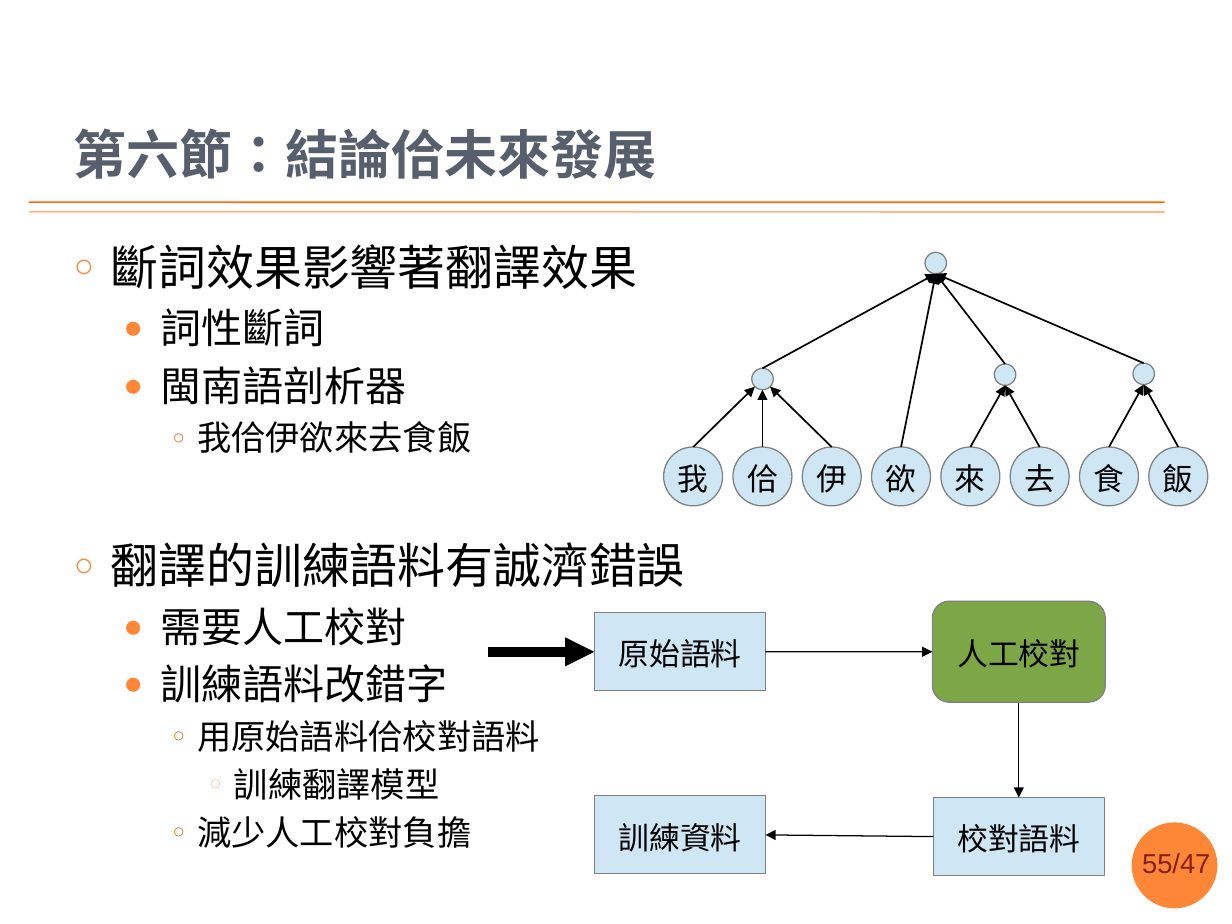
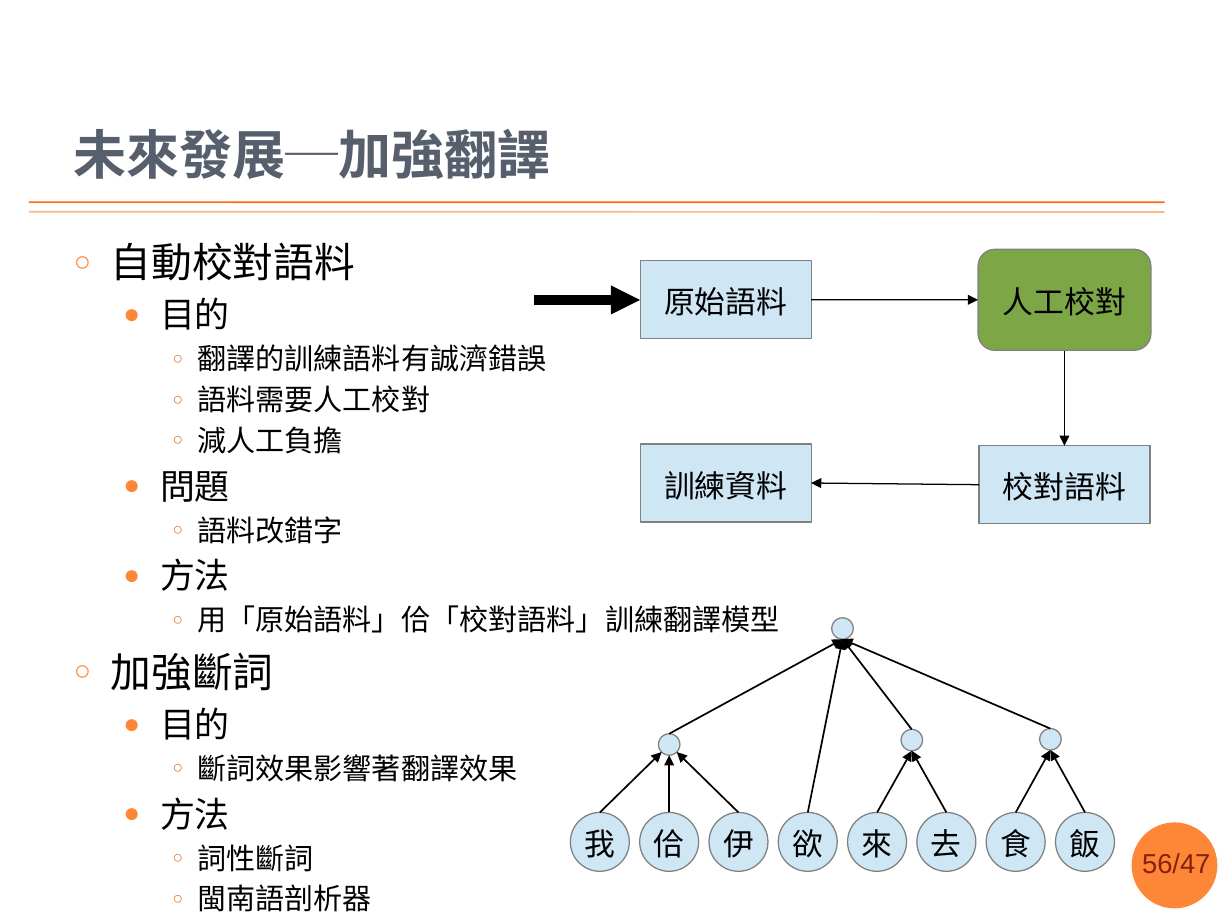
Before and after one commit to sih4sing5hong5/po3-ko3_tau5-iann2-phinn3, a slide deck: slide 56 of 翻譯報告.pptx (slide 55 before the commit). Drawn at 1232x924 pixels with LibreOffice and Linux fonts; fonts in the diff are those of the drawing; background and template pictures are left out. Boxes give left, top, right and bottom in pixels: in the first picture for what was removed or moved away, otherwise in the second. Text is boxed around its words. In the diff, an @@ line names an element or a change of style, - is before the commit and + after.

Commit message:
發展好矣，文獻加兩篇看起來莫空空 丞宏

```diff
--- a/翻譯報告.pptx
+++ b/翻譯報告.pptx
@@ title at box(74, 129, 551, 179): text changed @@
-第六節：結論佮未來發展
+未來發展─加強翻譯
@@ text at box(111, 242, 780, 740): paragraphs added @@
+○ 自動校對語料
+  ● 目的
+    ○ 翻譯的訓練語料有誠濟錯誤
+    ○ 語料需要人工校對
+    ○ 減人工負擔
+  ● 問題
+    ○ 語料改錯字
+  ● 方法
+    ○ 用「原始語料」佮「校對語料」訓練翻譯模型
+○ 加強斷詞
+  ● 目的
@@ arrow moved from (488, 652) - (594, 652) to (533, 299) - (639, 299) @@
@@ arrow moved from (934, 837) - (765, 835) to (811, 299) - (978, 299) @@
@@ 3 rectangles, 1 rounded rectangle, 1 arrow: place and size @@
-3 rectangles, 1 rounded rectangle, 1 arrow at box(595, 601, 1105, 875)
+3 rectangles, 1 rounded rectangle, 1 arrow at box(641, 249, 1151, 524)
@@ arrow moved from (765, 652) - (933, 652) to (979, 484) - (811, 483) @@
@@ text at box(111, 542, 685, 848): paragraphs removed @@
-○ 翻譯的訓練語料有誠濟錯誤
-  ● 需要人工校對
-  ● 訓練語料改錯字
-    ○ 用原始語料佮校對語料
-      ○ 訓練翻譯模型
-    ○ 減少人工校對負擔
@@ text at box(197, 754, 517, 912): size 28 to 17 pt in "斷詞效果影響著翻譯效果"; size 24 to 17 pt in "詞性斷詞", "閩南語剖析器"; size 20 to 17 pt in "我佮伊欲來去食飯"; list level 1 to 3 in "斷詞效果影響著翻譯效果"; bullet colour #FE8637 to #E0752F; bullet ● to ○; list level 2 to 3 in "詞性斷詞"; list level 2 to 3 in "閩南語剖析器"; list level 3 to 4 in "我佮伊欲來去食飯"; bullet colour #E0752F to #FEC3AE @@
@@ 10 ellipses, 10 arrows: place and size @@
-10 ellipses, 10 arrows at box(664, 253, 1209, 506)
+10 ellipses, 10 arrows at box(570, 617, 1115, 871)
@@ 2 ellipses, 1 arrow: place and size @@
-2 ellipses, 1 arrow at box(871, 384, 1178, 506)
+2 ellipses, 1 arrow at box(779, 750, 1085, 871)
@@ text at box(160, 797, 230, 830): paragraph added @@
+  ● 方法
@@ page number at box(1142, 853, 1210, 873): text changed @@
-55/47
+56/47
```
Also in this commit, not shown: 2 other slides changed, 1 slide added.
